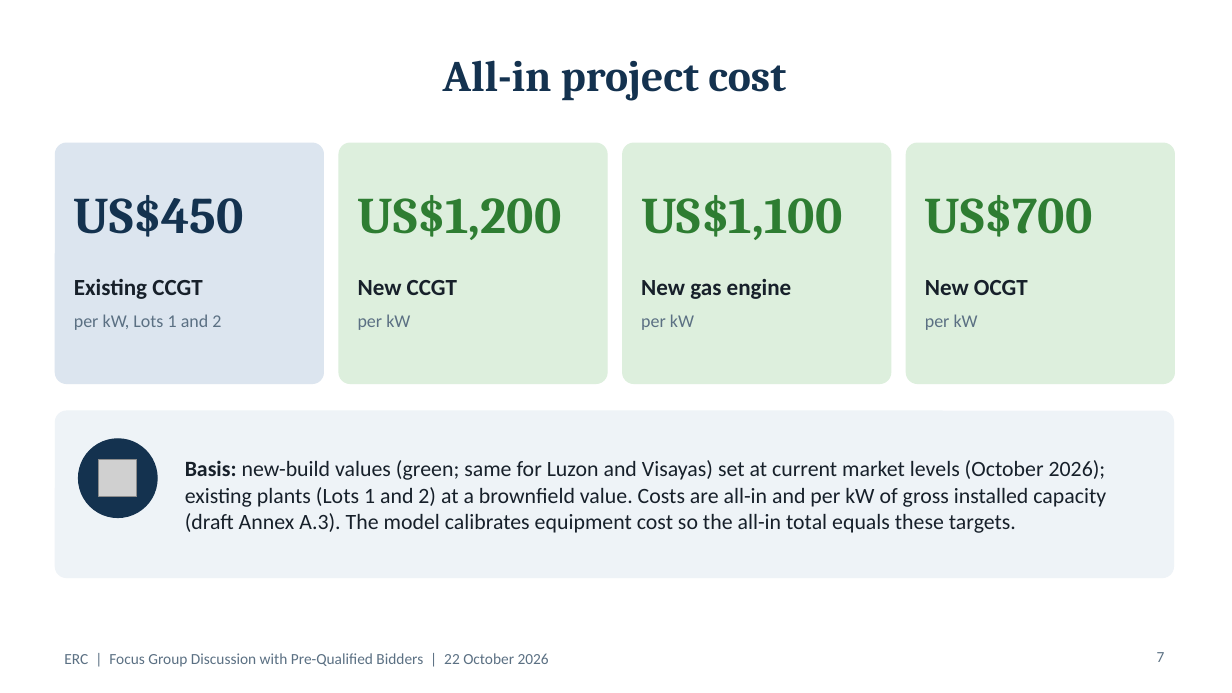
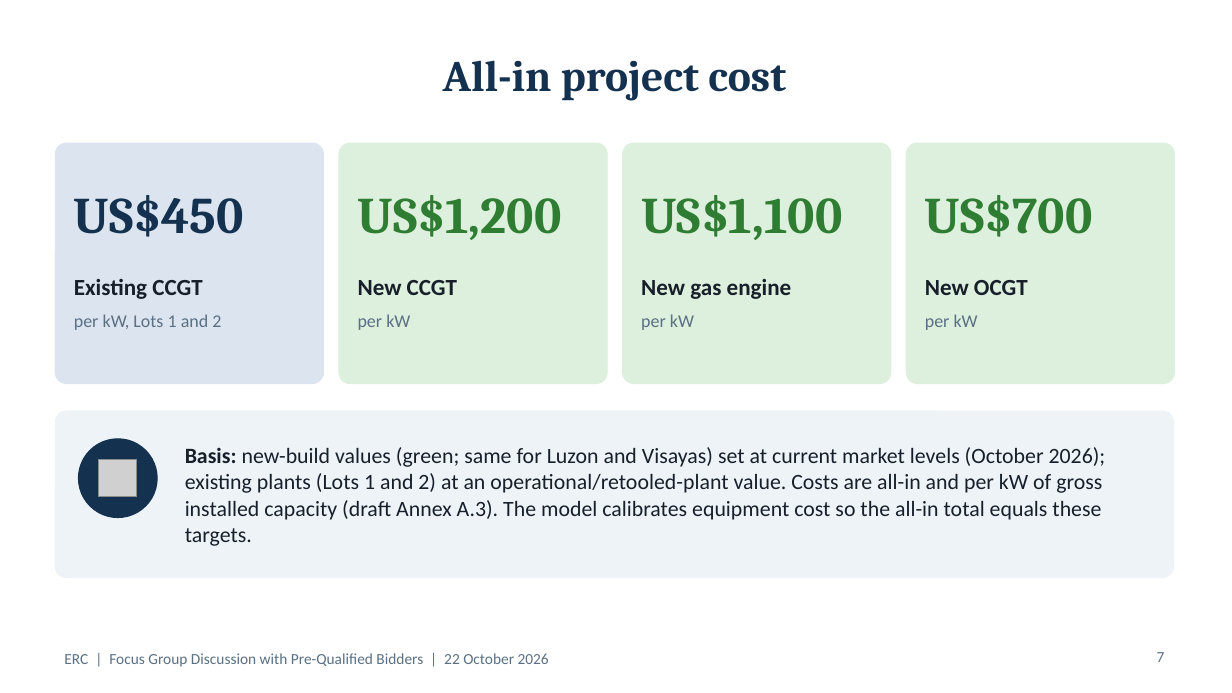
Before and after one commit to polyphase123/Midmerit, a slide deck: slide 7 of ERC_FGD_Model_Assumptions.pptx. Drawn at 1232x693 pixels with LibreOffice and Linux fonts; fonts in the diff are those of the drawing; grey boxes stand for pictures. Boxes give left, top, right and bottom in pixels: in the first picture for what was removed or moved away, otherwise in the second. Text is boxed around its words. In the diff, an @@ line names an element or a change of style, - is before the commit and + after.

```diff
--- a/ERC_FGD_Model_Assumptions.pptx
+++ b/ERC_FGD_Model_Assumptions.pptx
@@ text at <box>185,447,1106,546</box>: text changed @@
-Basis: new-build values (green; same for Luzon and Visayas) set at current market levels (October 2026); existing plants (Lots 1 and 2) at a brownfield value. Costs are all-in and per kW of gross installed capacity (draft Annex A.3). The model calibrates equipment cost so the all-in total equals these targets.
+Basis: new-build values (green; same for Luzon and Visayas) set at current market levels (October 2026); existing plants (Lots 1 and 2) at an operational/retooled-plant value. Costs are all-in and per kW of gross installed capacity (draft Annex A.3). The model calibrates equipment cost so the all-in total equals these targets.
```
Also in this commit, not shown: 16 other slides changed, 1 slide added.
